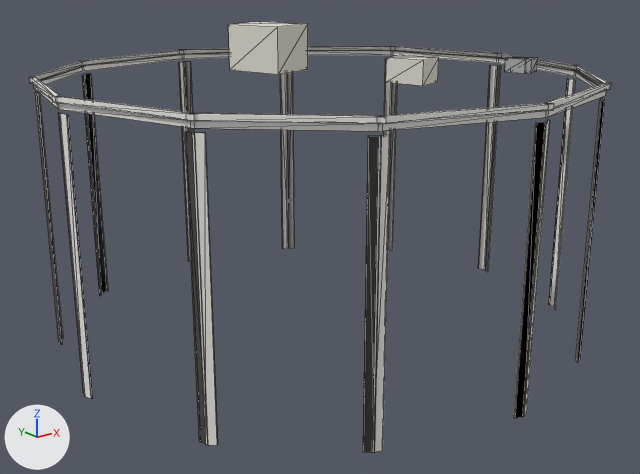
What one commit did to the glTF model public/tiles/trajouce/d_2_4.glb.
Both versions are drawn from a camera (50 mm lens) standing at (-19369.9, 3790.8, 214.5) and looking at (-19339.1, 3829.4, 199.0). The lights are fixed; the arrows at lower left show +X, +Y and +Z. The older version comes first. Mesh edges are drawn as thin lines. Where no turn or scale is listed for an object, it has been applied to the vertices. Vertices at exactly the same position are counted once.

The first picture shows 'detail'.
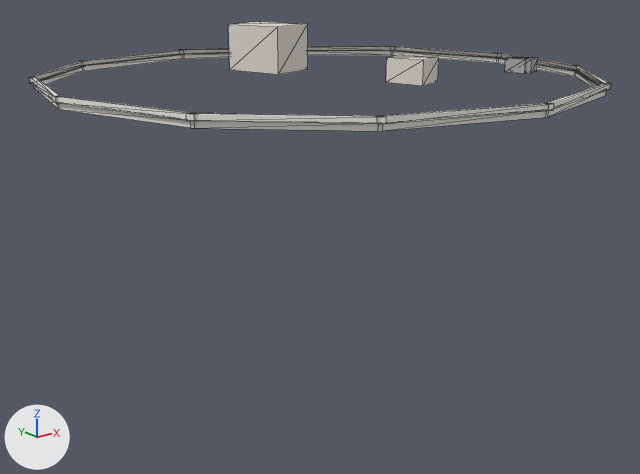
Where the newer file only moved an object's origin or applied its transform, the numbers keep the older frame.

The edits, one by one:
me_detail is used by ob_detail; location (-19338.53, 3830.11, 202.08).
me_detail had 344 vertices, 256 faces and spanned x -15.5..15.5, y -15.5..15.5, z -8.8..8.8.
me_detail now has 200 vertices, 160 faces and spans x -15.5..15.5, y -15.5..15.5, z 5.8..8.8.
me_detail part 1: 24 loose pieces with 144 vertices, spanning x -15.3..15.3, y -15.3..15.3, z -8.8..5.6, are deleted.

Pixel boxes (x1, y1, x2, y2) of what changed, in the pictures (640 x 474 px):
'detail', reshaped (75% shorter): before (29, 22, 611, 453); after (29, 22, 611, 131)
part 1 of me_detail, deleted: before (35, 58, 605, 453)
